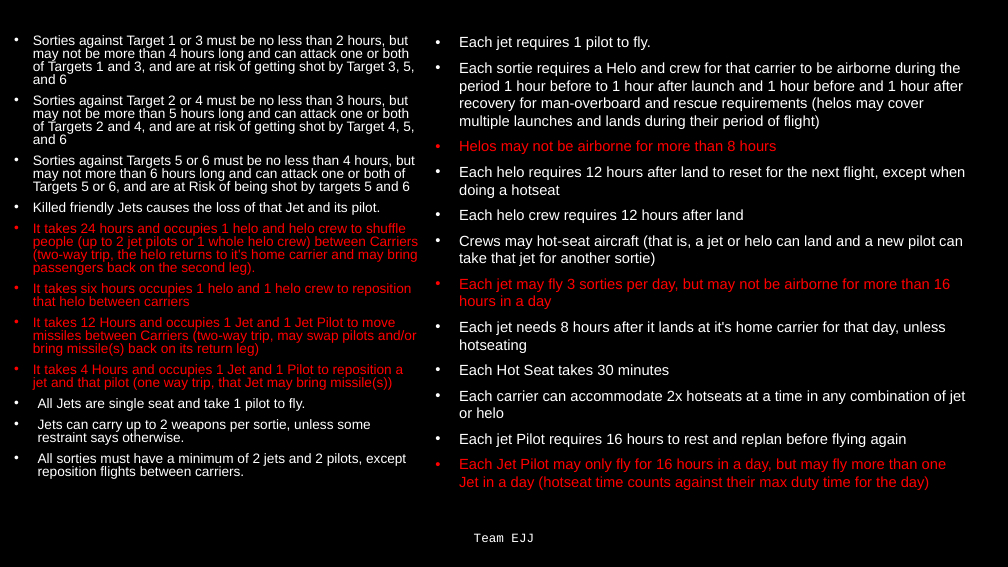
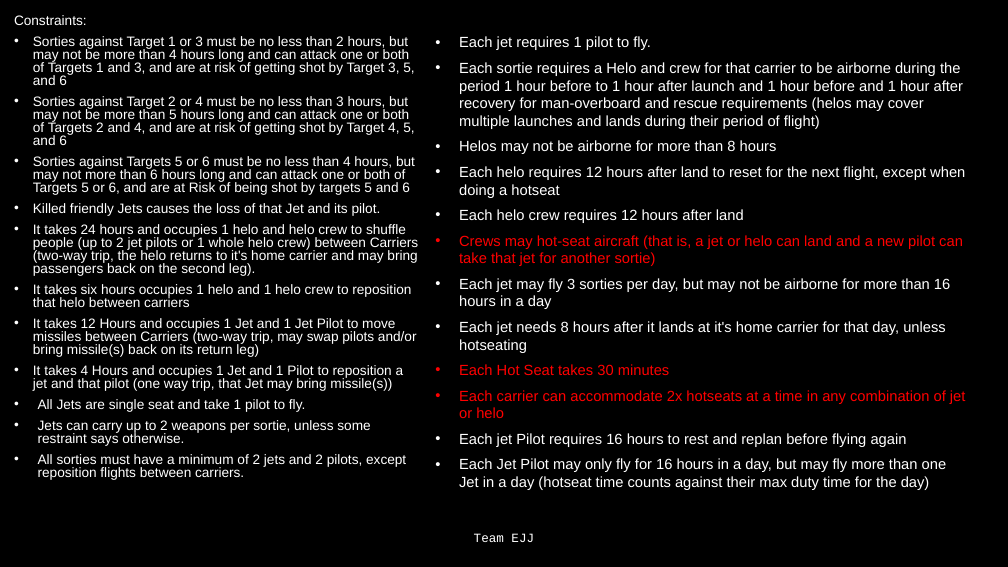
Before and after one commit to Jonathan805/RestrictedPlanning, a slide deck: slide 6 of TeamEJJ.pptx. Drawn at 1008x567 pixels with LibreOffice and Linux fonts; fonts in the diff are those of the drawing. Boxes give left, top, right and bottom in pixels: in the first picture for what was removed or moved away, otherwise in the second. Text is boxed around its words. In the diff, an @@ line names an element or a change of style, - is before the commit and + after.

```diff
--- a/TeamEJJ.pptx
+++ b/TeamEJJ.pptx
@@ text "Constraints:": place and size @@
-text "Constraints:" at bbox=[33, 35, 418, 479]
+text "Constraints:" at bbox=[14, 15, 418, 480]
@@ text at bbox=[14, 15, 87, 25]: paragraph added @@
+Constraints:
@@ text at bbox=[459, 140, 966, 490]: text colour #FF0000 to #FFFFFF in "Helos may not be airborne for more ...", "Each jet may fly 3 sorties per ...", "Each Jet Pilot may only fly for ..."; text colour #FFFFFF to #FF0000 in "Crews may hot-seat aircraft (that is, a ...", "Each Hot Seat takes 30 minutes", "Each carrier can accommodate 2x hotseats at ..." @@
@@ text at bbox=[33, 224, 418, 391]: text colour #FF0000 to #FFFFFF in "It takes 24 hours and occupies 1 ...", "It takes six hours occupies 1 helo ...", "It takes 12 Hours and occupies 1 ...", "It takes 4 Hours and occupies 1 ..." @@
```
Also in this commit, not shown: 6 other slides changed, 11 slides added.
